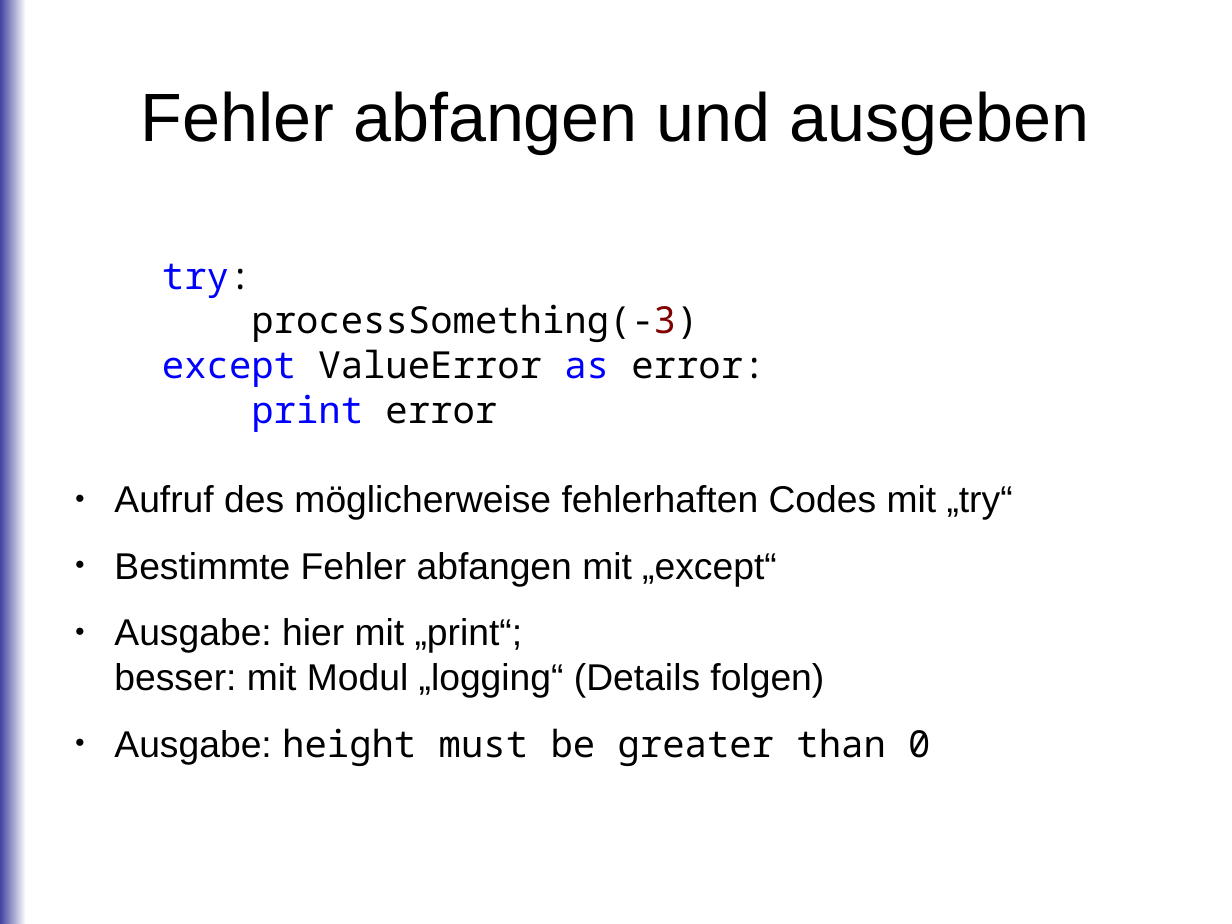
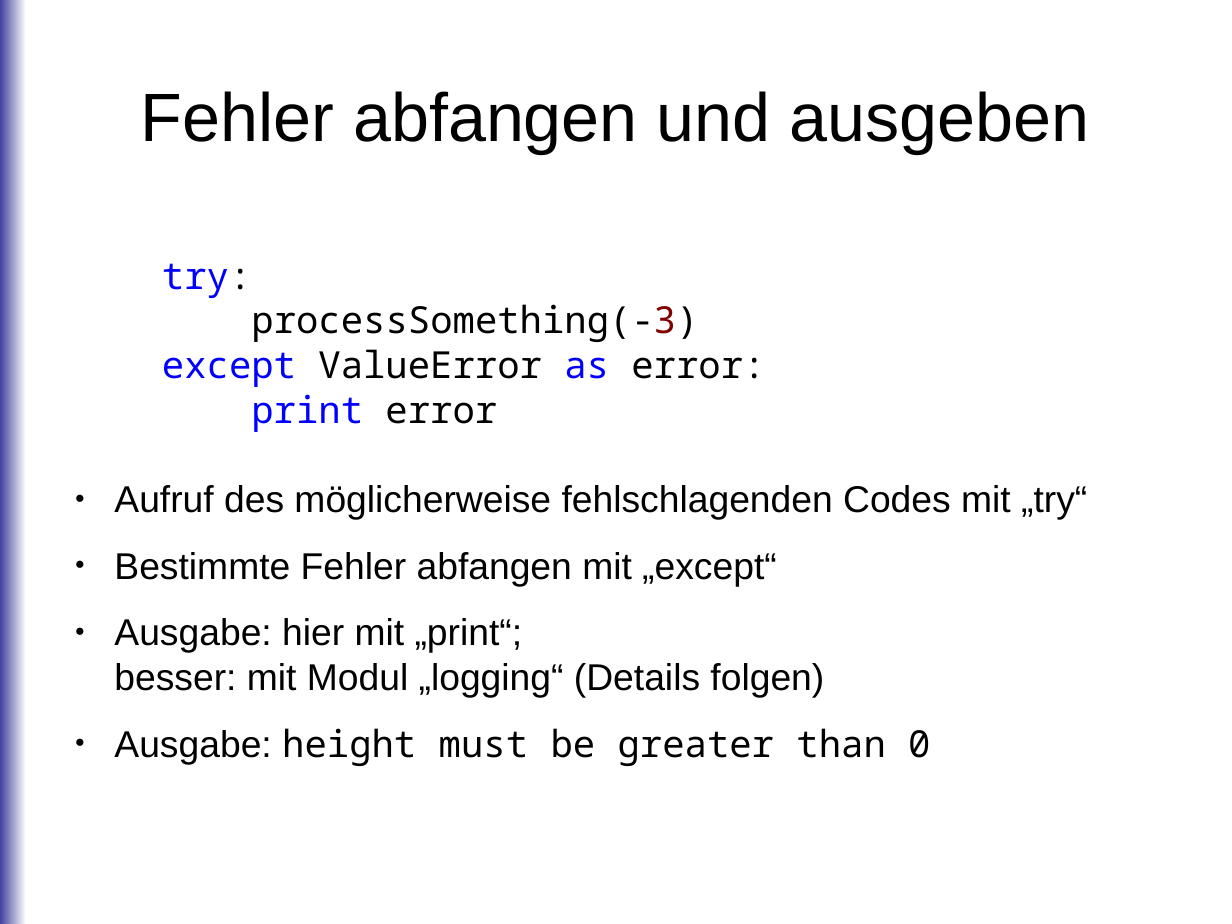
Before and after one commit to roskakori/talks, a slide deck: slide 11 of pygraz/errorhandling/Loesunsorientierte Fehlerbehandlung in Python.odp. Drawn at 1232x924 pixels with LibreOffice and Linux fonts; fonts in the diff are those of the drawing. Boxes give left, top, right and bottom in pixels: in the first picture for what was removed or moved away, otherwise in the second. Text is boxed around its words. In the diff, an @@ line names an element or a change of style, - is before the commit and + after.

```diff
--- a/pygraz/errorhandling/Loesunsorientierte Fehlerbehandlung in Python.odp
+++ b/pygraz/errorhandling/Loesunsorientierte Fehlerbehandlung in Python.odp
@@ text at [114,485,1087,520]: text changed @@
-● Aufruf des möglicherweise fehlerhaften Codes mit „try“
+● Aufruf des möglicherweise fehlschlagenden Codes mit „try“
```
Also in this commit, not shown: 13 other slides changed, 2 slides added, 3 other files.
